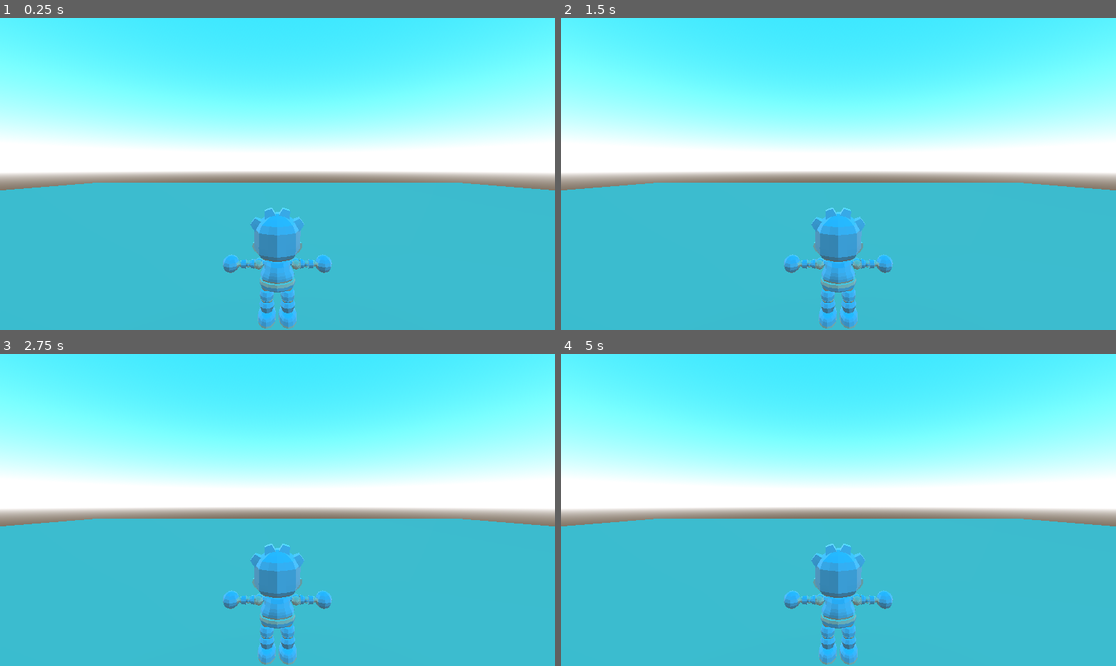
Above: before the commit, frames 1-4 (two rows, left to right).
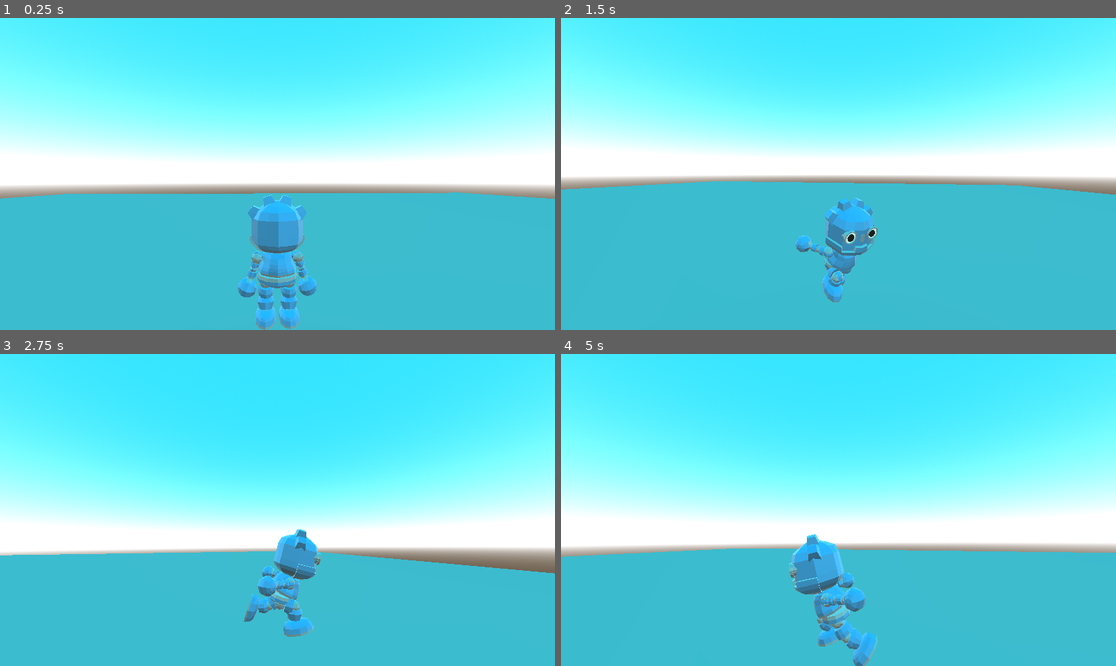
Above: after the commit, the same moments.

Repository: AtlasWongy/godot_3d_character_controller
Game: Godot game, scene res://scenes/main.tscn
Two runs of this game, one before a commit and one after it. Both use one fixed random seed, a clock stepped at 60 frames per second and the inputs below. Before the commit the project has no main scene; this scene is started directly in both runs.
Inputs (mouse positions are in pixels of both pictures, inside the frame that each line leads up to):
- Up to frame 1 (0.25 s): no input
- Up to frame 2 (1.5 s): move the mouse to (960, 158) at 0.52 s; hold D (right, bound only after the commit) 0.53-1.28 s; hold Shift (sprint, bound only after the commit) 0.53-1.28 s; move the mouse to (727, 189) at 1.27 s; hold S (backwards, bound only after the commit) from 1.28 s (still down); tap Shift (sprint, bound only after the commit) at 1.35 s
- Up to frame 3 (2.75 s): move the mouse to (333, 441) at 2.02 s; release S (backwards, bound only after the commit) at 2.03 s; hold D (right, bound only after the commit) from 2.03 s (still down); hold Shift (sprint, bound only after the commit) from 2.03 s (still down)
- Up to frame 4 (5 s): move the mouse to (810, 572) at 2.77 s; release D (right, bound only after the commit) at 2.78 s; release Shift (sprint, bound only after the commit) at 2.78 s; hold W (forward, bound only after the commit) 2.78-3.53 s; tap Shift (sprint, bound only after the commit) at 2.85, 4.35 s; move the mouse to (1005, 556) at 3.52 s; hold Shift (sprint, bound only after the commit) 3.53-4.28 s; hold A (left, bound only after the commit) from 3.53 s (still down); move the mouse to (672, 463) at 4.27 s

The runs differ from the first frame. In frame 1, 17% of the frame differs, in the area x 0-100%, y 35-100%; in frame 2, 8.3%; in frame 3, 58%, in the area x 0-100%, y 2-100%; in frame 4, 51%.

Commit message:
update

Diff:
--- /dev/null
+++ b/character/components/animation_component/animation_component.gd
@@ -0,0 +1,18 @@
+extends Node3D
+class_name AnimationComponent
+
+@export var animation_tree: AnimationTree
+@export var player: Player
+
+var tween: Tween
+
+func _ready() -> void:
+	player.set_movement_state.connect(_on_set_movement_state)
+
+func _on_set_movement_state(_movement_state: MovementState):
+	if tween:
+		tween.kill()
+
+	tween = create_tween()
+	tween.tween_property(animation_tree, "parameters/movement_blend/blend_position", _movement_state.id, 0.25)
+	tween.parallel().tween_property(animation_tree, "parameters/movement_anim_speed/scale", _movement_state.animation_speed, 0.7)
--- a/character/components/camera_component/camera_component.gd
+++ b/character/components/camera_component/camera_component.gd
@@ -1,11 +1,45 @@
 extends Node3D
 class_name CameraComponent
 
-@onready var yaw_node = new()
-@onready var pitch_node = new()
-@onready var camera = new()
+signal set_cam_rotation(_cam_rotation: float)
+
+@onready var yaw_node = $CamYaw
+@onready var pitch_node = $CamYaw/CamPitch
+@onready var camera = $CamYaw/CamPitch/SpringArm3D/Camera3D
 
 var yaw: float = 0
 var pitch: float =0
 
-var yaw_sensitivity
+var yaw_sensitivity: float = 0.07
+var pitch_sensitivity: float = 0.07
+
+var yaw_acceleration: float = 15
+var pitch_acceleration: float = 15
+
+var pitch_max: float = 75
+var pitch_min: float = -55
+
+var tween: Tween
+
+func _ready() -> void:
+	Input.set_mouse_mode(Input.MOUSE_MODE_CAPTURED)
+
+func _input(event):
+	if event is InputEventMouseMotion:
+		yaw += -event.relative.x * yaw_sensitivity
+		pitch += event.relative.y * pitch_sensitivity
+
+func _physics_process(delta: float) -> void:
+	pitch = clamp(pitch, pitch_min, pitch_max)
+
+	yaw_node.rotation_degrees.y = lerp(yaw_node.rotation_degrees.y, yaw, yaw_acceleration * delta)
+	pitch_node.rotation_degrees.x = lerp(pitch_node.rotation_degrees.x, pitch, pitch_acceleration * delta)
+
+	set_cam_rotation.emit(yaw_node.rotation.y)
+
+func _on_set_movement_state(_movement_state: MovementState):
+	if tween:
+		tween.kill()
+
+	tween = create_tween()
+	tween.tween_property(camera, "fov", _movement_state.camera_fov, 0.5).set_trans(tween.TRANS_SINE).set_ease(Tween.EASE_OUT)
--- /dev/null
+++ b/character/components/camera_component/camera_component.tscn
@@ -0,0 +1,22 @@
+[gd_scene load_steps=3 format=3 uid="uid://bruloo5nh0cxa"]
+
+[ext_resource type="Script" path="res://character/components/camera_component/camera_component.gd" id="1_tay8r"]
+
+[sub_resource type="SphereShape3D" id="SphereShape3D_ksk8w"]
+radius = 0.07
+
+[node name="CamRoot" type="Node3D"]
+transform = Transform3D(1, 0, 0, 0, 1, 0, 0, 0, 1, 0, 2, 0)
+script = ExtResource("1_tay8r")
+
+[node name="CamYaw" type="Node3D" parent="."]
+
+[node name="CamPitch" type="Node3D" parent="CamYaw"]
+
+[node name="SpringArm3D" type="SpringArm3D" parent="CamYaw/CamPitch"]
+transform = Transform3D(-0.999204, 0, 0.0398877, -0.00113739, 0.999593, -0.0284921, -0.0398715, -0.0285148, -0.998798, 0, 0, 0)
+shape = SubResource("SphereShape3D_ksk8w")
+spring_length = 3.0
+
+[node name="Camera3D" type="Camera3D" parent="CamYaw/CamPitch/SpringArm3D"]
+transform = Transform3D(1, 0, 0, 0, 1, 0, 0, 0, 1, 0.121735, 0.299467, 3.04951)
--- /dev/null
+++ b/character/components/movement_component/movement_component.gd
@@ -0,0 +1,37 @@
+extends Node3D
+class_name MovementComponent
+
+@export var player: Player
+@export var mesh_root: Node3D
+@export var rotation_speed: float = 8
+@export var camera: CameraComponent
+var direction: Vector3
+var velocity: Vector3
+var acceleration: float
+var speed: float
+var cam_rotation: float = 0
+
+func _ready() -> void:
+	player.set_movement_state.connect(_on_set_movement_state)
+	player.set_movement_direction.connect(_on_set_movement_direction)
+	camera.set_cam_rotation.connect(_on_set_cam_rotation)
+
+func _physics_process(delta: float) -> void:
+	velocity.x = speed * direction.normalized().x
+	velocity.z = speed * direction.normalized().z
+
+	player.velocity = player.velocity.lerp(velocity, acceleration * delta)
+	player.move_and_slide()
+
+	var target_rotation = atan2(direction.x, direction.z) - player.rotation.y
+	mesh_root.rotation.y = lerp(mesh_root.rotation.y, target_rotation, rotation_speed * delta)
+
+func _on_set_movement_state(_movement_state: MovementState):
+	speed = _movement_state.movement_speed
+	acceleration = _movement_state.acceleration
+
+func _on_set_movement_direction(_movement_direction: Vector3):
+	direction = _movement_direction.rotated(Vector3.UP, cam_rotation)
+
+func _on_set_cam_rotation(_cam_rotation: float):
+	cam_rotation = _cam_rotation
--- /dev/null
+++ b/character/components/movement_component/movement_component.tscn
@@ -0,0 +1,6 @@
+[gd_scene load_steps=2 format=3 uid="uid://yoroabufkpau"]
+
+[ext_resource type="Script" path="res://character/components/movement_component/movement_component.gd" id="1_vciom"]
+
+[node name="MovementComponent" type="Node3D"]
+script = ExtResource("1_vciom")
--- /dev/null
+++ b/character/components/movement_component/movement_controller/movement_controller.gd
@@ -0,0 +1,36 @@
+extends Node
+
+@export var player: Player
+@export var mesh_root: Node3D
+@export var rotation_speed: float = 8
+@export var camera: CameraComponent
+var direction: Vector3
+var velocity: Vector3
+var acceleration: float
+var speed: float
+var cam_rotation: float = 0
+
+func _ready() -> void:
+	player.set_movement_state.connect(_on_set_movement_state)
+	player.set_movement_direction.connect(_on_set_movement_direction)
+	camera.set_cam_rotation.connect(_on_set_cam_rotation)
+
+func _physics_process(delta: float) -> void:
+	velocity.x = speed * direction.normalized().x
+	velocity.z = speed * direction.normalized().z
+
+	player.velocity = player.velocity.lerp(velocity, acceleration * delta)
+	player.move_and_slide()
+
+	var target_rotation = atan2(direction.x, direction.z) - player.rotation.y
+	mesh_root.rotation.y = lerp(mesh_root.rotation.y, target_rotation, rotation_speed * delta)
+
+func _on_set_movement_state(_movement_state: MovementState):
+	speed = _movement_state.movement_speed
+	acceleration = _movement_state.acceleration
+
+func _on_set_movement_direction(_movement_direction: Vector3):
+	direction = _movement_direction.rotated(Vector3.UP, cam_rotation)
+
+func _on_set_cam_rotation(_cam_rotation: float):
+	cam_rotation = _cam_rotation
--- /dev/null
+++ b/character/components/movement_component/movement_state/movement_state.gd
@@ -0,0 +1,8 @@
+extends Resource
+class_name MovementState
+
+@export var id: int
+@export var movement_speed: float
+@export var acceleration: float = 6
+@export var camera_fov: float = 75
+@export var animation_speed: float = 1
--- /dev/null
+++ b/character/player/player.gd
@@ -0,0 +1,32 @@
+extends CharacterBody3D
+class_name Player
+
+signal set_movement_state(_movement_state: MovementState)
+signal set_movement_direction(_movement_direction: Vector3)
+
+@export var movement_states: Dictionary
+
+var movement_direction: Vector3
+
+func _input(event):
+	if event.is_action("movement"):
+		movement_direction.x = Input.get_action_strength("left") - Input.get_action_strength("right")
+		movement_direction.z = Input.get_action_strength("forward") - Input.get_action_strength("backwards")
+
+		if is_movement_ongoing():
+			if Input.is_action_pressed("sprint"):
+				set_movement_state.emit(movement_states["sprint"])
+			else:
+				set_movement_state.emit(movement_states["run"])
+		else:
+			set_movement_state.emit(movement_states["idle"])
+
+func _ready() -> void:
+	set_movement_state.emit(movement_states["idle"])
+
+func _physics_process(delta):
+	if is_movement_ongoing():
+		set_movement_direction.emit(movement_direction)
+	#
+func is_movement_ongoing() -> bool:
+	return abs(movement_direction.x) > 0 or abs(movement_direction.z) > 0
--- /dev/null
+++ b/character/player/player.tscn
@@ -0,0 +1,105 @@
+[gd_scene load_steps=16 format=3 uid="uid://0fv4xk53pcrt"]
+
+[ext_resource type="PackedScene" uid="uid://wps3n8c7fqk" path="res://assets/godot_robot_3d/3DGodotRobot.glb" id="1_6kujf"]
+[ext_resource type="PackedScene" uid="uid://yoroabufkpau" path="res://character/components/movement_component/movement_component.tscn" id="1_42pqt"]
+[ext_resource type="Script" path="res://character/player/player.gd" id="1_81seq"]
+[ext_resource type="Resource" uid="uid://b7bmyb3nemumb" path="res://character/player/states/idle.tres" id="2_qc2u8"]
+[ext_resource type="Resource" uid="uid://coxrcb2sx6pp1" path="res://character/player/states/run.tres" id="3_tri04"]
+[ext_resource type="PackedScene" uid="uid://bruloo5nh0cxa" path="res://character/components/camera_component/camera_component.tscn" id="3_tso5s"]
+[ext_resource type="Resource" uid="uid://daspk8l3fta7v" path="res://character/player/states/sprint.tres" id="4_xcv1v"]
+[ext_resource type="Script" path="res://character/components/animation_component/animation_component.gd" id="6_c5xhu"]
+
+[sub_resource type="CapsuleShape3D" id="CapsuleShape3D_fyami"]
+
+[sub_resource type="AnimationNodeTimeScale" id="AnimationNodeTimeScale_eetys"]
+
+[sub_resource type="AnimationNodeAnimation" id="AnimationNodeAnimation_hl24s"]
+animation = &"Idle"
+
+[sub_resource type="AnimationNodeAnimation" id="AnimationNodeAnimation_atsxx"]
+animation = &"Run"
+
+[sub_resource type="AnimationNodeAnimation" id="AnimationNodeAnimation_gku6b"]
+animation = &"Sprint"
+
+[sub_resource type="AnimationNodeBlendSpace1D" id="AnimationNodeBlendSpace1D_lnw5u"]
+blend_point_0/node = SubResource("AnimationNodeAnimation_hl24s")
+blend_point_0/pos = 0.0
+blend_point_1/node = SubResource("AnimationNodeAnimation_atsxx")
+blend_point_1/pos = 1.0
+blend_point_2/node = SubResource("AnimationNodeAnimation_gku6b")
+blend_point_2/pos = 2.0
+min_space = 0.0
+max_space = 2.0
+snap = 1.0
+
+[sub_resource type="AnimationNodeBlendTree" id="AnimationNodeBlendTree_ymva2"]
+graph_offset = Vector2(-54.6245, 116.945)
+nodes/movement_anim_speed/node = SubResource("AnimationNodeTimeScale_eetys")
+nodes/movement_anim_speed/position = Vector2(620, 120)
+nodes/movement_blend/node = SubResource("AnimationNodeBlendSpace1D_lnw5u")
+nodes/movement_blend/position = Vector2(241.633, 214.004)
+nodes/output/position = Vector2(920, 160)
+node_connections = [&"movement_anim_speed", 0, &"movement_blend", &"output", 0, &"movement_anim_speed"]
+
+[node name="Player" type="CharacterBody3D"]
+script = ExtResource("1_81seq")
+movement_states = {
+"idle": ExtResource("2_qc2u8"),
+"run": ExtResource("3_tri04"),
+"sprint": ExtResource("4_xcv1v")
+}
+
+[node name="CollisionShape3D" type="CollisionShape3D" parent="."]
+transform = Transform3D(1, 0, 0, 0, 1, 0, 0, 0, 1, 0, 0.966315, 0)
+shape = SubResource("CapsuleShape3D_fyami")
+
+[node name="MovementComponent" parent="." node_paths=PackedStringArray("player", "mesh_root", "camera") instance=ExtResource("1_42pqt")]
+player = NodePath("..")
+mesh_root = NodePath("../MeshRoot")
+camera = NodePath("../CamRoot")
+
+[node name="AnimationComponent" type="Node3D" parent="." node_paths=PackedStringArray("animation_tree", "player")]
+script = ExtResource("6_c5xhu")
+animation_tree = NodePath("../MeshRoot/AnimationTree")
+player = NodePath("..")
+
+[node name="MeshRoot" type="Node3D" parent="."]
+
+[node name="3DGodotRobot" parent="MeshRoot" instance=ExtResource("1_6kujf")]
+
+[node name="Skeleton3D" parent="MeshRoot/3DGodotRobot/RobotArmature" index="0"]
+bones/0/position = Vector3(-1.19651e-18, 0.877887, 0.0298551)
+bones/0/rotation = Quaternion(0.0149092, 1.19196e-07, 1.77731e-09, 0.999889)
+bones/1/rotation = Quaternion(0.0294489, -1.52236e-14, 7.02117e-09, 0.999566)
+bones/4/position = Vector3(-3.22725e-16, 0.164598, -0.0112811)
+bones/4/rotation = Quaternion(0.00540027, -1.19208e-07, -6.43763e-10, 0.999985)
+bones/5/rotation = Quaternion(0.00821238, -4.94291e-14, -1.95798e-09, 0.999966)
+bones/8/position = Vector3(9.98437e-08, 0.0893909, 0.418775)
+bones/9/position = Vector3(0.267321, 0.100249, -0.0273899)
+bones/9/rotation = Quaternion(-0.513698, -0.468235, -0.512549, 0.504146)
+bones/10/rotation = Quaternion(-0.377043, 0.602236, -0.455008, 0.536767)
+bones/12/rotation = Quaternion(0.0209349, 0.0170217, -0.0176714, 0.99948)
+bones/13/position = Vector3(-0.267321, 0.100249, -0.0273899)
+bones/13/rotation = Quaternion(-0.513698, 0.468235, 0.512549, 0.504146)
+bones/14/rotation = Quaternion(-0.377043, -0.602236, 0.455008, 0.536767)
+bones/16/rotation = Quaternion(0.0209349, -0.0170217, 0.0176714, 0.99948)
+bones/17/rotation = Quaternion(0.99813, 0.0208291, -0.00600045, 0.0571503)
+bones/18/rotation = Quaternion(0.0884281, 0.00638503, 0.0264544, 0.995711)
+bones/19/rotation = Quaternion(-0.536595, 0.00288316, -0.00506941, 0.84382)
+bones/21/rotation = Quaternion(0.99813, -0.0208291, 0.00600046, 0.0571503)
+bones/22/rotation = Quaternion(0.0884281, -0.00638501, -0.0264544, 0.995711)
+bones/23/rotation = Quaternion(-0.536595, -0.00288317, 0.00506943, 0.84382)
+
+[node name="AnimationTree" type="AnimationTree" parent="MeshRoot"]
+root_node = NodePath("../3DGodotRobot")
+tree_root = SubResource("AnimationNodeBlendTree_ymva2")
+anim_player = NodePath("../3DGodotRobot/AnimationPlayer")
+parameters/movement_anim_speed/scale = 1.0
+parameters/movement_blend/blend_position = 0.0
+
+[node name="CamRoot" parent="." instance=ExtResource("3_tso5s")]
+
+[connection signal="set_movement_state" from="." to="CamRoot" method="_on_set_movement_state"]
+
+[editable path="MeshRoot/3DGodotRobot"]
--- /dev/null
+++ b/character/player/states/idle.tres
@@ -0,0 +1,11 @@
+[gd_resource type="Resource" script_class="MovementState" load_steps=2 format=3 uid="uid://b7bmyb3nemumb"]
+
+[ext_resource type="Script" path="res://character/components/movement_component/movement_state/movement_state.gd" id="1_tux17"]
+
+[resource]
+script = ExtResource("1_tux17")
+id = 0
+movement_speed = 0.0
+acceleration = 6.0
+camera_fov = 70.0
+animation_speed = 1.0
--- /dev/null
+++ b/character/player/states/run.tres
@@ -0,0 +1,11 @@
+[gd_resource type="Resource" script_class="MovementState" load_steps=2 format=3 uid="uid://coxrcb2sx6pp1"]
+
+[ext_resource type="Script" path="res://character/components/movement_component/movement_state/movement_state.gd" id="1_bmlrl"]
+
+[resource]
+script = ExtResource("1_bmlrl")
+id = 2
+movement_speed = 8.0
+acceleration = 5.0
+camera_fov = 75.0
+animation_speed = 1.0
--- /dev/null
+++ b/character/player/states/sprint.tres
@@ -0,0 +1,11 @@
+[gd_resource type="Resource" script_class="MovementState" load_steps=2 format=3 uid="uid://daspk8l3fta7v"]
+
+[ext_resource type="Script" path="res://character/components/movement_component/movement_state/movement_state.gd" id="1_qgg1m"]
+
+[resource]
+script = ExtResource("1_qgg1m")
+id = 3
+movement_speed = 12.0
+acceleration = 4.0
+camera_fov = 85.0
+animation_speed = 1.5
--- /dev/null
+++ b/character/player/states/walk.tres
@@ -0,0 +1,11 @@
+[gd_resource type="Resource" script_class="MovementState" load_steps=2 format=3 uid="uid://cxm4u6ayjxs2p"]
+
+[ext_resource type="Script" path="res://character/components/movement_component/movement_state/movement_state.gd" id="1_xylif"]
+
+[resource]
+script = ExtResource("1_xylif")
+id = 1
+movement_speed = 3.0
+acceleration = 7.0
+camera_fov = 72.5
+animation_speed = 1.15
--- a/project.godot
+++ b/project.godot
@@ -11,5 +11,44 @@
 [application]
 
 config/name="Godot 3d Character Controller"
+run/main_scene="res://scenes/main.tscn"
 config/features=PackedStringArray("4.2", "Forward Plus")
 config/icon="res://icon.svg"
+
+[input]
+
+forward={
+"deadzone": 0.5,
+"events": [Object(InputEventKey,"resource_local_to_scene":false,"resource_name":"","device":-1,"window_id":0,"alt_pressed":false,"shift_pressed":false,"ctrl_pressed":false,"meta_pressed":false,"pressed":false,"keycode":0,"physical_keycode":87,"key_label":0,"unicode":119,"echo":false,"script":null)
+]
+}
+backwards={
+"deadzone": 0.5,
+"events": [Object(InputEventKey,"resource_local_to_scene":false,"resource_name":"","device":-1,"window_id":0,"alt_pressed":false,"shift_pressed":false,"ctrl_pressed":false,"meta_pressed":false,"pressed":false,"keycode":0,"physical_keycode":83,"key_label":0,"unicode":115,"echo":false,"script":null)
+]
+}
+right={
+"deadzone": 0.5,
+"events": [Object(InputEventKey,"resource_local_to_scene":false,"resource_name":"","device":-1,"window_id":0,"alt_pressed":false,"shift_pressed":false,"ctrl_pressed":false,"meta_pressed":false,"pressed":false,"keycode":0,"physical_keycode":68,"key_label":0,"unicode":100,"echo":false,"script":null)
+]
+}
+left={
+"deadzone": 0.5,
+"events": [Object(InputEventKey,"resource_local_to_scene":false,"resource_name":"","device":-1,"window_id":0,"alt_pressed":false,"shift_pressed":false,"ctrl_pressed":false,"meta_pressed":false,"pressed":false,"keycode":0,"physical_keycode":65,"key_label":0,"unicode":97,"echo":false,"script":null)
+]
+}
+sprint={
+"deadzone": 0.5,
+"events": [Object(InputEventKey,"resource_local_to_scene":false,"resource_name":"","device":-1,"window_id":0,"alt_pressed":false,"shift_pressed":false,"ctrl_pressed":false,"meta_pressed":false,"pressed":false,"keycode":0,"physical_keycode":4194325,"key_label":0,"unicode":0,"echo":false,"script":null)
+]
+}
+movement={
+"deadzone": 0.5,
+"events": [Object(InputEventKey,"resource_local_to_scene":false,"resource_name":"","device":-1,"window_id":0,"alt_pressed":false,"shift_pressed":false,"ctrl_pressed":false,"meta_pressed":false,"pressed":false,"keycode":0,"physical_keycode":87,"key_label":0,"unicode":119,"echo":false,"script":null)
+, Object(InputEventKey,"resource_local_to_scene":false,"resource_name":"","device":-1,"window_id":0,"alt_pressed":false,"shift_pressed":false,"ctrl_pressed":false,"meta_pressed":false,"pressed":false,"keycode":0,"physical_keycode":65,"key_label":0,"unicode":97,"echo":false,"script":null)
+, Object(InputEventKey,"resource_local_to_scene":false,"resource_name":"","device":-1,"window_id":0,"alt_pressed":false,"shift_pressed":false,"ctrl_pressed":false,"meta_pressed":false,"pressed":false,"keycode":0,"physical_keycode":83,"key_label":0,"unicode":115,"echo":false,"script":null)
+, Object(InputEventKey,"resource_local_to_scene":false,"resource_name":"","device":-1,"window_id":0,"alt_pressed":false,"shift_pressed":false,"ctrl_pressed":false,"meta_pressed":false,"pressed":false,"keycode":0,"physical_keycode":68,"key_label":0,"unicode":100,"echo":false,"script":null)
+, Object(InputEventKey,"resource_local_to_scene":false,"resource_name":"","device":-1,"window_id":0,"alt_pressed":false,"shift_pressed":false,"ctrl_pressed":false,"meta_pressed":false,"pressed":false,"keycode":0,"physical_keycode":4194325,"key_label":0,"unicode":0,"echo":false,"script":null)
+, Object(InputEventKey,"resource_local_to_scene":false,"resource_name":"","device":-1,"window_id":0,"alt_pressed":false,"shift_pressed":false,"ctrl_pressed":false,"meta_pressed":false,"pressed":false,"keycode":0,"physical_keycode":4194328,"key_label":0,"unicode":0,"echo":false,"script":null)
+]
+}
--- a/scenes/main.tscn
+++ b/scenes/main.tscn
@@ -1,7 +1,7 @@
-[gd_scene load_steps=7 format=3 uid="uid://dqda5ajn2sqhx"]
+[gd_scene load_steps=6 format=3 uid="uid://dqda5ajn2sqhx"]
 
 [ext_resource type="PackedScene" uid="uid://co0re1ag1yesv" path="res://environment/floor.tscn" id="1_sq4l0"]
-[ext_resource type="PackedScene" uid="uid://wps3n8c7fqk" path="res://assets/godot_robot_3d/3DGodotRobot.glb" id="2_sntah"]
+[ext_resource type="PackedScene" uid="uid://0fv4xk53pcrt" path="res://character/player/player.tscn" id="2_7ixc5"]
 
 [sub_resource type="ProceduralSkyMaterial" id="ProceduralSkyMaterial_uq465"]
 sky_top_color = Color(0.103845, 0.447242, 0.806523, 1)
@@ -14,9 +14,6 @@
 background_energy_multiplier = 2.0
 sky = SubResource("Sky_eofsi")
 
-[sub_resource type="CapsuleShape3D" id="CapsuleShape3D_58ns7"]
-height = 1.95016
-
 [node name="Main" type="Node3D"]
 
 [node name="Floor" parent="." instance=ExtResource("1_sq4l0")]
@@ -24,24 +21,5 @@
 [node name="WorldEnvironment" type="WorldEnvironment" parent="."]
 environment = SubResource("Environment_e0lwi")
 
-[node name="Player" type="CharacterBody3D" parent="."]
-transform = Transform3D(1, 0, 0, 0, 1, 0, 0, 0, 1, 0, 1.05243, 0)
-
-[node name="CollisionShape3D" type="CollisionShape3D" parent="Player"]
-transform = Transform3D(1, 0, 0, 0, 1, 0, 0, 0, 1, 0, 0.882837, 0)
-shape = SubResource("CapsuleShape3D_58ns7")
-
-[node name="MeshRoot" type="Node3D" parent="Player"]
-
-[node name="3DGodotRobot" parent="Player/MeshRoot" instance=ExtResource("2_sntah")]
-
-[node name="CamRoot" type="Node3D" parent="Player"]
-transform = Transform3D(1, 0, 0, 0, 1, 0, 0, 0, 1, 0, 2.05373, 0)
-
-[node name="CamYaw" type="Node3D" parent="Player/CamRoot"]
-transform = Transform3D(1, 0, 0, 0, 0.999593, -0.0285148, 0, 0.0285148, 0.999593, 0, 0, 0)
-
-[node name="CamPitch" type="Node3D" parent="Player/CamRoot/CamYaw"]
-
-[node name="Camera3D" type="Camera3D" parent="Player/CamRoot/CamYaw/CamPitch"]
-transform = Transform3D(-1, 0, -8.74228e-08, 0, 1, 0, 8.74228e-08, 0, -1, 0, 0.21232, -3.05924)
+[node name="Player" parent="." instance=ExtResource("2_7ixc5")]
+transform = Transform3D(1, 0, 0, 0, 1, 0, 0, 0, 1, 0, 1.08964, 0)
